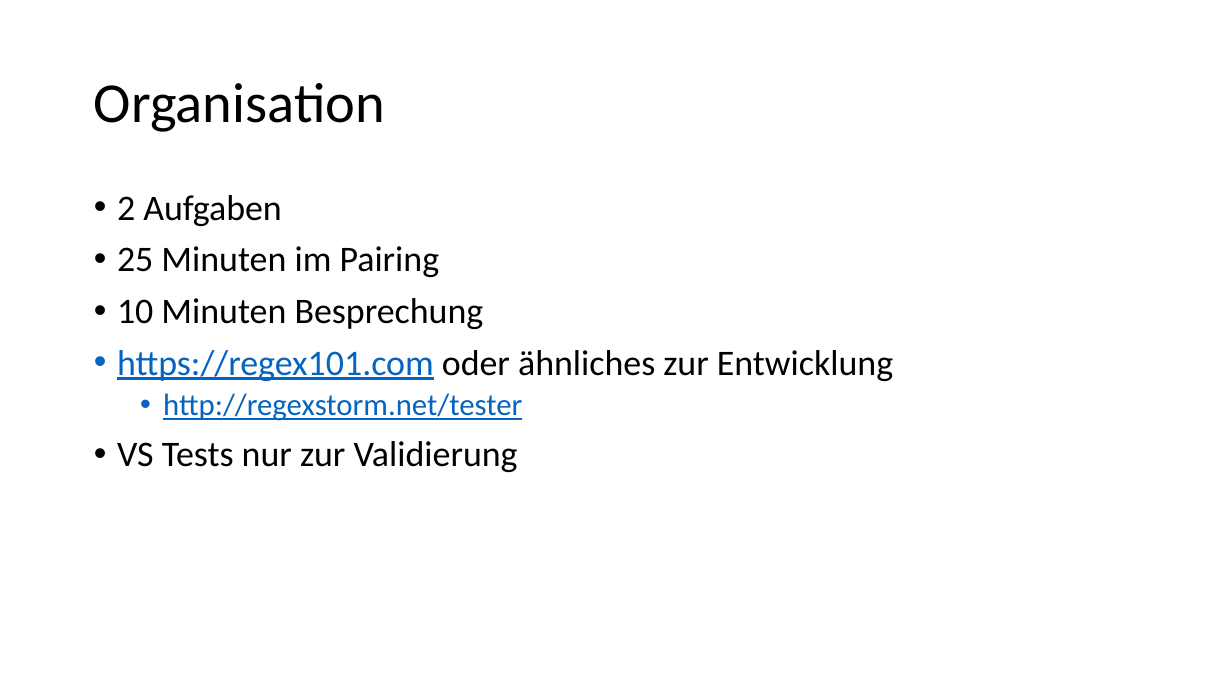
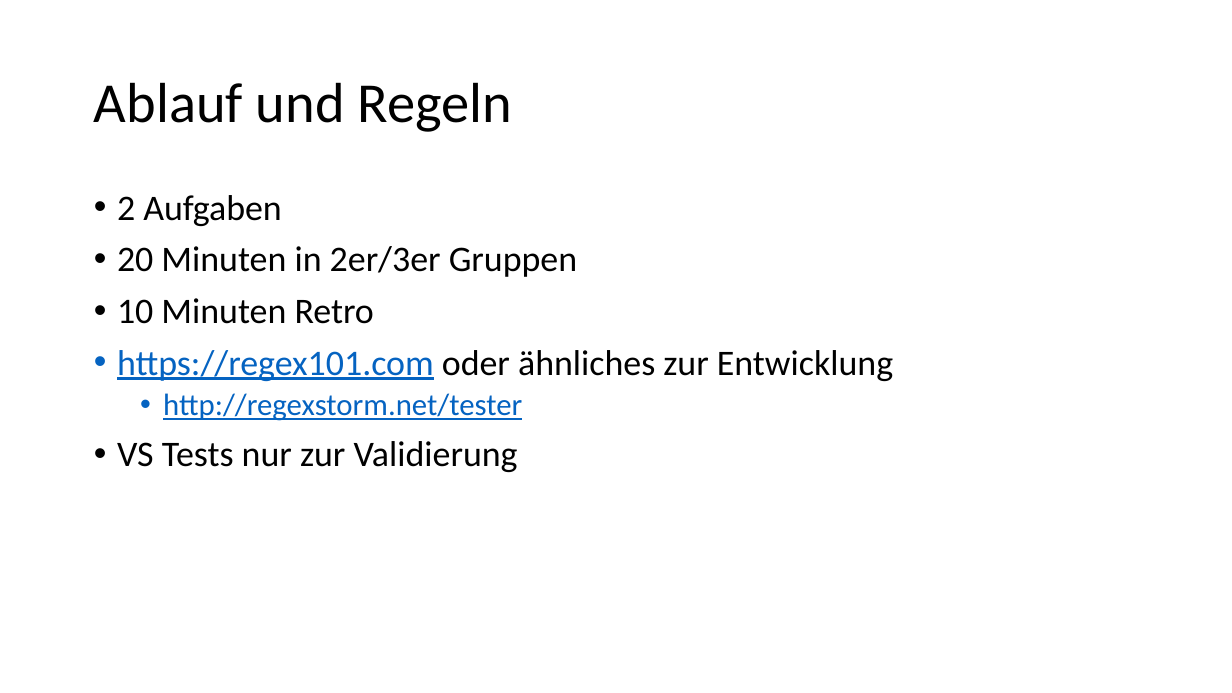
Before and after one commit to techtalk/CodingDojos, a slide deck: slide 4 of Regex/DojoPresiVorlage.pptx. Drawn at 1232x693 pixels with LibreOffice and Linux fonts; fonts in the diff are those of the drawing. Boxes give left, top, right and bottom in pixels: in the first picture for what was removed or moved away, otherwise in the second. Text is boxed around its words. In the diff, an @@ line names an element or a change of style, - is before the commit and + after.

Commit message:
updated powerpoint

```diff
--- a/Regex/DojoPresiVorlage.pptx
+++ b/Regex/DojoPresiVorlage.pptx
@@ title at (94, 82, 512, 132): text changed @@
-Organisation
+Ablauf und Regeln
@@ text at (117, 246, 577, 324): text changed @@
-• 25 Minuten im Pairing
-• 10 Minuten Besprechung
+• 20 Minuten in 2er/3er Gruppen
+• 10 Minuten Retro
```
Also in this commit, not shown: 1 other slide changed.
